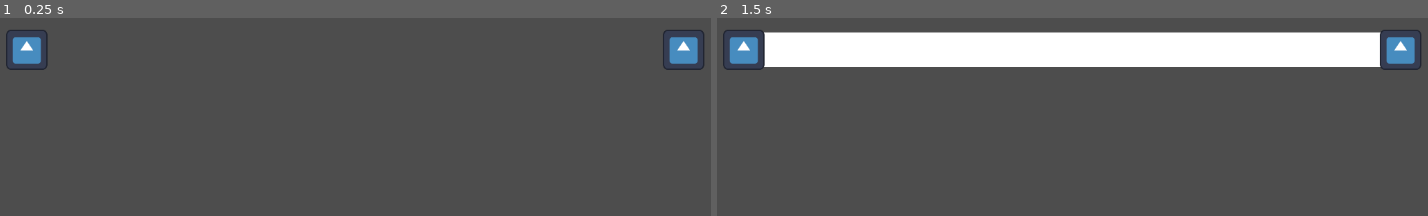
Above: before the commit, frames 1-2 (left to right).
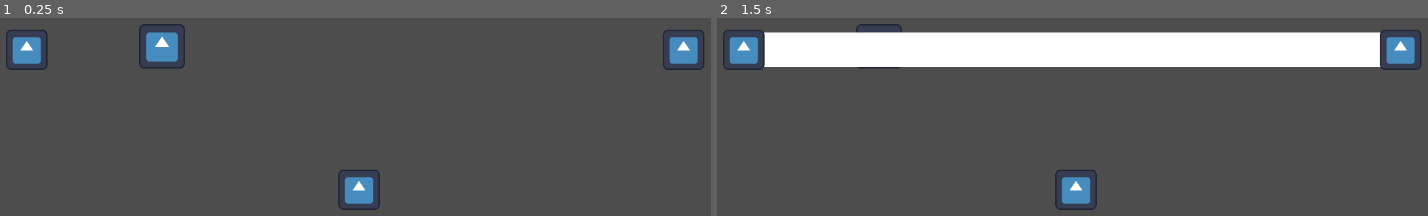
Above: after the commit, the same moments.

Repository: bmachado18/tangle-defence
Game: Godot game, scene res://scenes/game.tscn
Same seed, same stepped clock (60 frames per second), same inputs: the game is played once before the commit and once after it. The engine's default icon, where the game draws it, is replaced by a stand-in: a white triangle on a blue panel in a dark square.
Inputs (mouse positions are in pixels of both pictures, inside the frame that each line leads up to):
- Up to frame 1 (0.25 s): no input
- Up to frame 2 (1.5 s): tap Enter at 0.5 s; move the mouse to (745, 49) at 0.52 s; click (745, 49) at 0.67 s; tap Space at 1.25 s; move the mouse to (1399, 49) at 1.27 s; click (1399, 49) at 1.42 s

The runs differ from the first frame. In frame 1, 1.6% of the frame differs, in the area x 19-54%, y 3-97%; in frame 2, 0.8%.

Commit message:
Update: enemy spawns correctly, does not follow path

Diff:
--- /dev/null
+++ b/scenes/Enemy.tscn
@@ -0,0 +1,13 @@
+[gd_scene load_steps=3 format=3 uid="uid://di85kihjou8as"]
+
+[ext_resource type="Texture2D" uid="uid://b8pkshs21er7c" path="res://icon.svg" id="1_3gvst"]
+[ext_resource type="Script" uid="uid://rd2rykckx2yg" path="res://scripts/Enemy.gd" id="1_55jtl"]
+
+[node name="Enemy" type="Node2D"]
+
+[node name="PathFollow2D" type="PathFollow2D" parent="."]
+script = ExtResource("1_55jtl")
+
+[node name="Sprite2D" type="Sprite2D" parent="PathFollow2D"]
+scale = Vector2(0.1, 0.1)
+texture = ExtResource("1_3gvst")
--- a/scenes/game.tscn
+++ b/scenes/game.tscn
@@ -1,7 +1,8 @@
-[gd_scene load_steps=4 format=3 uid="uid://ditj46pxkyj44"]
+[gd_scene load_steps=5 format=3 uid="uid://ditj46pxkyj44"]
 
 [ext_resource type="PackedScene" uid="uid://dsfrokpsfah4x" path="res://scenes/node.tscn" id="1_uwrxv"]
 [ext_resource type="Script" uid="uid://ciqfp2oxnujm1" path="res://scripts/main.gd" id="1_yqjtg"]
+[ext_resource type="PackedScene" uid="uid://di85kihjou8as" path="res://scenes/Enemy.tscn" id="2_lnu2h"]
 
 [sub_resource type="Curve2D" id="Curve2D_8cj0n"]
 _data = {
@@ -22,7 +23,7 @@
 position = Vector2(-58, -1)
 curve = SubResource("Curve2D_8cj0n")
 
-[node name="PathFollow2D" type="PathFollow2D" parent="Path2D"]
+[node name="Enemy" parent="Path2D" instance=ExtResource("2_lnu2h")]
 
 [node name="Edges" type="Node2D" parent="."]
 
@@ -35,3 +36,12 @@
 
 [node name="Node_B" parent="Nodes" instance=ExtResource("1_uwrxv")]
 position = Vector2(88, 0)
+
+[node name="Node_B2" parent="Nodes" instance=ExtResource("1_uwrxv")]
+position = Vector2(-3, 40)
+
+[node name="EnemySpawnTimer" type="Timer" parent="."]
+wait_time = 2.0
+autostart = true
+
+[connection signal="timeout" from="EnemySpawnTimer" to="." method="_on_enemy_spawn_timer_timeout"]
--- /dev/null
+++ b/scripts/Enemy.gd
@@ -0,0 +1,7 @@
+extends PathFollow2D
+
+@export var speed = 100
+var strength = 3.0
+
+func _process(delta):
+	h_offset += speed * delta
--- a/scripts/main.gd
+++ b/scripts/main.gd
@@ -4,9 +4,6 @@
 var edges = []
 
 func _ready():
-
-	#var node_A = get_node('Nodes/Node_A')
-	#node_A.selected_node.connect(_on_node_selected)
 	for node in $Nodes.get_children():
 		print(node.get_child(0).name)
 		node.get_child(0).connect("node_selected", Callable(self, "_on_node_selected"))
@@ -45,3 +42,19 @@
 	var a2 = e1.to_node.global_position
 	var b2 = e2.to_node.global_position
 	return Geometry2D.segment_intersects_segment(a1, a2, b1, b2)
+
+
+func start_wave():
+	var enemy = preload("res://scenes/Enemy.tscn").instantiate()
+	$Path2D.add_child(enemy)
+
+
+func spawn_enemy():
+	var enemy_scene = preload("res://scenes/Enemy.tscn")
+	var enemy = enemy_scene.instantiate()
+
+	$Path2D.add_child(enemy)
+	enemy.set_h_offset(0.0)
+
+func _on_enemy_spawn_timer_timeout() -> void:
+	spawn_enemy()
Not shown, added: scripts/Enemy.gd.uid
